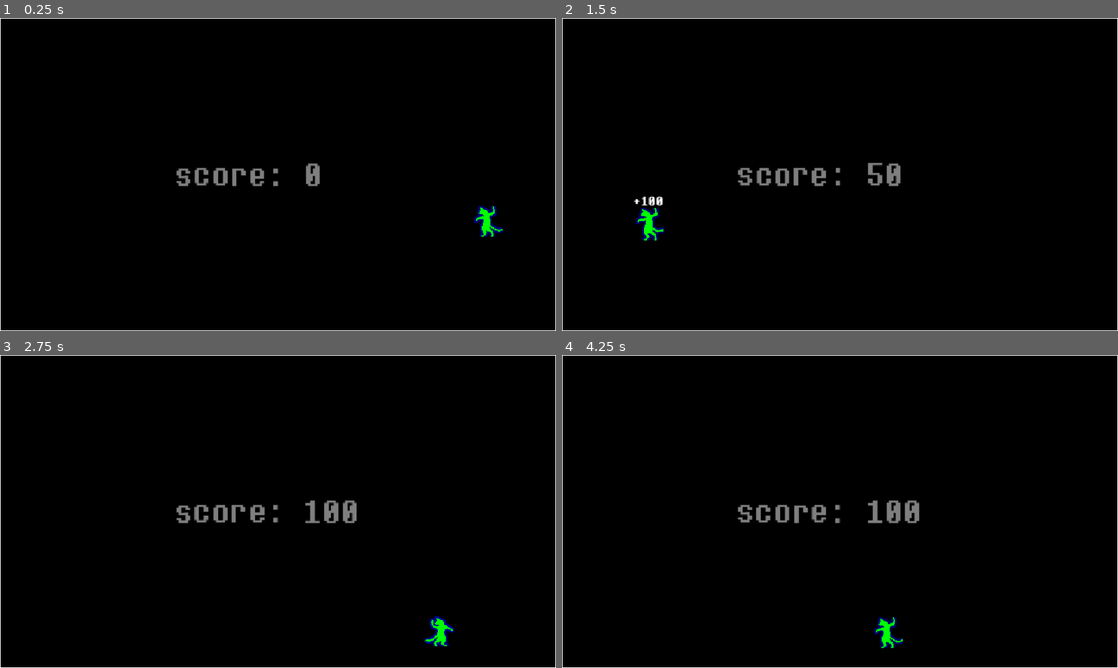
Above: before the commit, frames 1-4 (two rows, left to right).
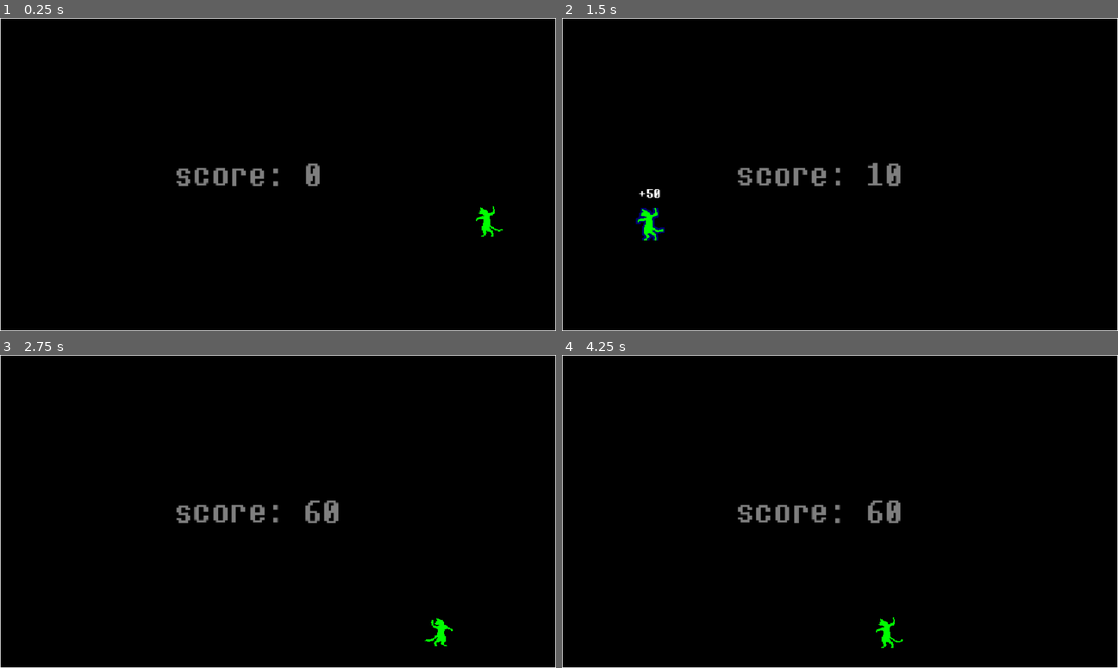
Above: after the commit, the same moments.

Repository: samir-alhindi/funny-cat-game
Game: Godot game, scene res://main/main.tscn
Two runs of this game, one before a commit and one after it. Both use one fixed random seed, a clock stepped at 60 frames per second and the inputs below. Sound files missing from this copy of the repository are replaced by a short silence.
Inputs (mouse positions are in pixels of both pictures, inside the frame that each line leads up to):
- Up to frame 1 (0.25 s): no input
- Up to frame 2 (1.5 s): move the mouse to (1062, 240) at 0.52 s; click (1062, 240) at 0.67 s; move the mouse to (645, 212) at 1.27 s; click (645, 212) at 1.42 s
- Up to frame 3 (2.75 s): move the mouse to (333, 442) at 2.02 s; click (333, 442) at 2.17 s
- Up to frame 4 (4.25 s): move the mouse to (812, 574) at 2.77 s; click (812, 574) at 2.92 s; move the mouse to (1006, 558) at 3.52 s; click (1006, 558) at 3.67 s

The runs differ from the first frame. In frame 1, 0.2% of the frame differs, in the area x 85-91%, y 60-70%; in frame 2, 0.3%; in frame 3, 0.5%; in frame 4, 0.5%, in the area x 55-65%, y 46-94%.

Commit message:
Deleted unsued sprites + polished points labels

Diff:
--- a/cats/blue_aura_cat.gdshader
+++ /dev/null
@@ -1,58 +0,0 @@
-shader_type canvas_item;
-
-uniform float max_line_width = 10.0;
-uniform float min_line_width = 5.0;
-uniform float freq = 1.0;
-uniform float block_size = 20.0;
-uniform vec4 outline_colour = vec4(0,0,0,1);
-
-const float pi = 3.1415;
-const int ang_res = 16;
-
-
-float hash(vec2 p, float s) {
-	return fract(35.1 * sin(dot(vec3(112.3, 459.2, 753.2), vec3(p, s))));
-}
-
-float noise(vec2 p, float s) {
-	vec2 d = vec2(0, 1);
-	vec2 b = floor(p);
-	vec2 f = fract(p);
-	return mix(
-		mix(hash(b + d.xx, s), hash(b + d.yx, s), f.x),
-		mix(hash(b + d.xy, s), hash(b + d.yy, s), f.x), f.y);
-}
-
-float get_line_width(vec2 p, float s) {
-	p /= block_size;
-	float w = 0.0;
-	float intensity = 1.0;
-	for (int i = 0; i < 3; i++) {
-		w = mix(w, noise(p, s), intensity);
-		p /= 2.0;
-		intensity /= 2.0;
-	}
-
-	return mix(max_line_width, min_line_width, w);
-}
-
-void fragment() {
-
-	float alpha = 0.0;
-	float timeStep = floor(TIME * freq);
-	vec2 scale = TEXTURE_PIXEL_SIZE;
-	scale *= get_line_width(UV / TEXTURE_PIXEL_SIZE, timeStep);
-	for (int i = 0; i < ang_res; i++) {
-		float angle = 2.0 * pi * float(i) / float(ang_res);
-		vec2 disp = scale * vec2(cos(angle), sin(angle));
-		alpha += texture(TEXTURE, UV + disp).a;
-	}
-
-	if ((alpha > 0.0) && (texture(TEXTURE, UV).a < 0.1)) {
-		COLOR = outline_colour;
-	}
-	else {
-		//COLOR = texture(TEXTURE, UV);
-		COLOR = vec4(0.0, 1.0, 0.0, 1.0);
-	}
-}
--- a/cats/blue_aura_cat.tscn
+++ b/cats/blue_aura_cat.tscn
@@ -18,7 +18,7 @@
 [ext_resource type="Texture2D" uid="uid://dew50dnu801x3" path="res://sprites/Dance/spr_mike_cat_dance_13.png" id="15_3537l"]
 [ext_resource type="Texture2D" uid="uid://fdfmg3b7do8n" path="res://sprites/Dance/spr_mike_cat_dance_14.png" id="16_gssyi"]
 [ext_resource type="Texture2D" uid="uid://duk1jfvbwacww" path="res://sprites/Dance/spr_mike_cat_dance_15.png" id="17_5j4e8"]
-[ext_resource type="Shader" uid="uid://cne462jcnx8r" path="res://outline.gdshader" id="35_iijpg"]
+[ext_resource type="Shader" uid="uid://cne462jcnx8r" path="res://cats/outline.gdshader" id="35_iijpg"]
 
 [sub_resource type="SpriteFrames" id="SpriteFrames_d80ql"]
 animations = [{
@@ -85,6 +85,21 @@
 shader_parameter/add_margins = false
 shader_parameter/number_of_images = Vector2(1, 1)
 
+[sub_resource type="Animation" id="Animation_nmk0x"]
+length = 0.001
+tracks/0/type = "value"
+tracks/0/imported = false
+tracks/0/enabled = true
+tracks/0/path = NodePath("AnimatedSprite2D:material:shader_parameter/color")
+tracks/0/interp = 1
+tracks/0/loop_wrap = true
+tracks/0/keys = {
+"times": PackedFloat32Array(0),
+"transitions": PackedFloat32Array(1),
+"update": 0,
+"values": [Color(0, 0, 1, 1)]
+}
+
 [sub_resource type="Animation" id="Animation_aafo0"]
 resource_name = "glow"
 loop_mode = 1
@@ -99,21 +114,6 @@
 "transitions": PackedFloat32Array(1, 1, 1),
 "update": 0,
 "values": [Color(0, 0, 1, 1), Color(0, 0, 1, 0), Color(0, 0, 1, 1)]
-}
-
-[sub_resource type="Animation" id="Animation_nmk0x"]
-length = 0.001
-tracks/0/type = "value"
-tracks/0/imported = false
-tracks/0/enabled = true
-tracks/0/path = NodePath("AnimatedSprite2D:material:shader_parameter/color")
-tracks/0/interp = 1
-tracks/0/loop_wrap = true
-tracks/0/keys = {
-"times": PackedFloat32Array(0),
-"transitions": PackedFloat32Array(1),
-"update": 0,
-"values": [Color(0, 0, 1, 1)]
 }
 
 [sub_resource type="AnimationLibrary" id="AnimationLibrary_a6b6t"]
--- a/cats/cat.gd
+++ b/cats/cat.gd
@@ -7,9 +7,9 @@
 
 var dir: Vector2
 
-static func new_cat(screen_size: Vector2) -> Cat:
-	#var cat: Cat = preload("uid://cd8n8jsf0ilfd").instantiate()
-	var cat: Cat = preload("uid://c7l4n5dhla5hh").instantiate()
+static func new_cat(screen_size: Vector2, score: int) -> Cat:
+	var cat_scene: PackedScene = get_cat_scene(score)
+	var cat: Cat = cat_scene.instantiate()
 	var offset := cat.offset
 	cat.global_position = Vector2(
 		randi_range(offset.x, screen_size.x-offset.x),
@@ -19,6 +19,13 @@
 		randf_range(-1,1),
 		randf_range(-1,1)).normalized()
 	return cat
+
+static func get_cat_scene(score: int) -> PackedScene:
+	var num := randf()
+	if num <= .15:
+		return preload("uid://c7l4n5dhla5hh") # Blue Aura cat
+	else:
+		return preload("uid://cd8n8jsf0ilfd") # Normal cat
 
 func _ready() -> void:
 	%AnimatedSprite2D.sprite_frames = sprites
@@ -43,11 +50,16 @@
 	%ClickSound.play()
 	dir = Vector2.ZERO
 	%CollisionShape2D.set_deferred("disabled", true)
-	var score: RichTextLabel = preload("uid://buph56fg5yrwx").instantiate()
-	add_child(score)
-	score.global_position = Vector2(
-		global_position.x - offset.x * 1.5,
-		global_position.y - offset.y * 2 )
+
+	var score_label: RichTextLabel = preload("uid://buph56fg5yrwx").instantiate()
+	score_label.text = "+%d" % points
+	add_child(score_label)
+	var label_x_pos := global_position.x - offset.x
+	var label_y_pos := global_position.y + ( - offset.y * 2.5 # Spawn above cat
+		if global_position.y > get_viewport_rect().size.y / 2 # Is cat in the upper half of screen or lower ?
+		else offset.y * 2) # Spawn label below cat
+	score_label.global_position = Vector2(label_x_pos, label_y_pos)
+
 	var og_scale = %AnimatedSprite2D.scale
 	var tween := create_tween()
 	tween.set_ease(Tween.EASE_IN_OUT).set_trans(Tween.TRANS_BOUNCE)
@@ -55,8 +67,8 @@
 	tween.tween_property(%AnimatedSprite2D, "scale", og_scale, 0.2)
 	tween.set_parallel()
 	tween.tween_property(%AnimatedSprite2D, "modulate:a", 0.0, 0.2)
-	tween.tween_property(score, "modulate:a", 0.0, 0.2)
-	tween.tween_property(score, "global_position", score.global_position - Vector2(0, 20), 0.2)
+	tween.tween_property(score_label, "modulate:a", 0.0, 0.2)
+	tween.tween_property(score_label, "global_position", score_label.global_position - Vector2(0, 20), 0.2)
 	await %ClickSound.finished
 	Global.cat_clicked.emit(points)
 	queue_free()
--- a/main/main.gd
+++ b/main/main.gd
@@ -9,7 +9,7 @@
 	spawn_cat()
 
 func spawn_cat() -> void:
-	var cat := Cat.new_cat(get_viewport_rect().size)
+	var cat := Cat.new_cat(get_viewport_rect().size, score)
 	add_child(cat)
 
 func change_score(amount: int) -> void:
Not shown, removed: cats/blue_aura_cat.gdshader.uid
Renamed: outline.gdshader -> cats/outline.gdshader
Renamed: outline.gdshader.uid -> cats/outline.gdshader.uid
Binary file removed: sprites/PC _ Computer - Deltarune - Website Assets - Spamton Sweepstakes Rare Cats/1/cat-001.png
Not shown, removed: sprites/PC _ Computer - Deltarune - Website Assets - Spamton Sweepstakes Rare Cats/1/cat-001.png.import
Binary file removed: sprites/PC _ Computer - Deltarune - Website Assets - Spamton Sweepstakes Rare Cats/1/cat-002-003.png
Not shown, removed: sprites/PC _ Computer - Deltarune - Website Assets - Spamton Sweepstakes Rare Cats/1/cat-002-003.png.import
Binary file removed: sprites/PC _ Computer - Deltarune - Website Assets - Spamton Sweepstakes Rare Cats/1/cat-004-005.png
Not shown, removed: sprites/PC _ Computer - Deltarune - Website Assets - Spamton Sweepstakes Rare Cats/1/cat-004-005.png.import
Binary file removed: sprites/PC _ Computer - Deltarune - Website Assets - Spamton Sweepstakes Rare Cats/1/cat-006-007.png
Not shown, removed: sprites/PC _ Computer - Deltarune - Website Assets - Spamton Sweepstakes Rare Cats/1/cat-006-007.png.import
Binary file removed: sprites/PC _ Computer - Deltarune - Website Assets - Spamton Sweepstakes Rare Cats/1/cat-008.png
(and 1087 more such lines)
